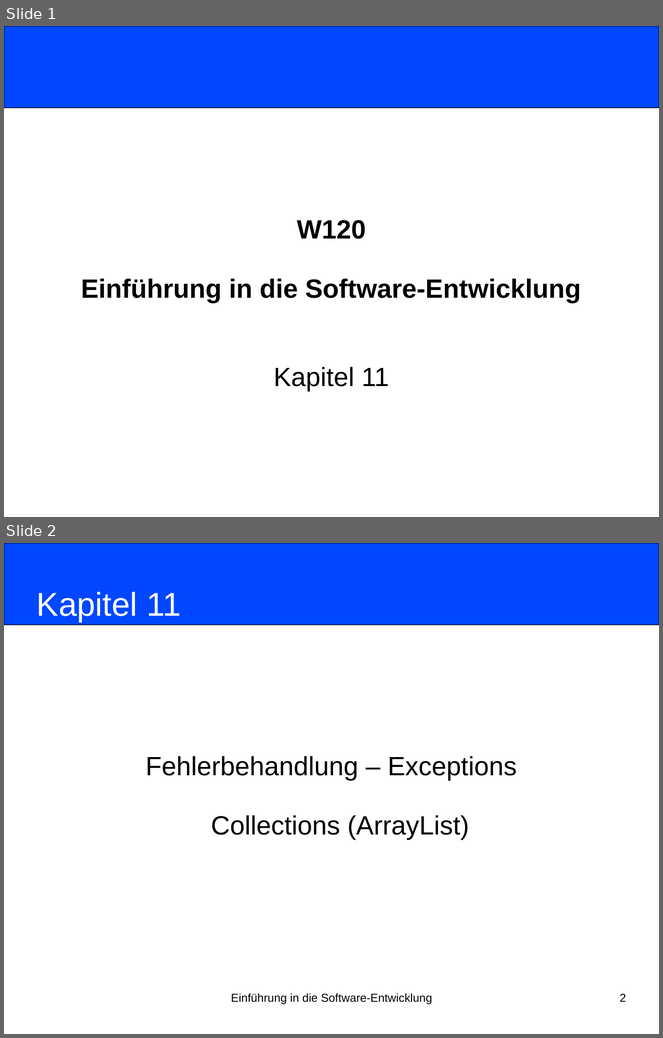
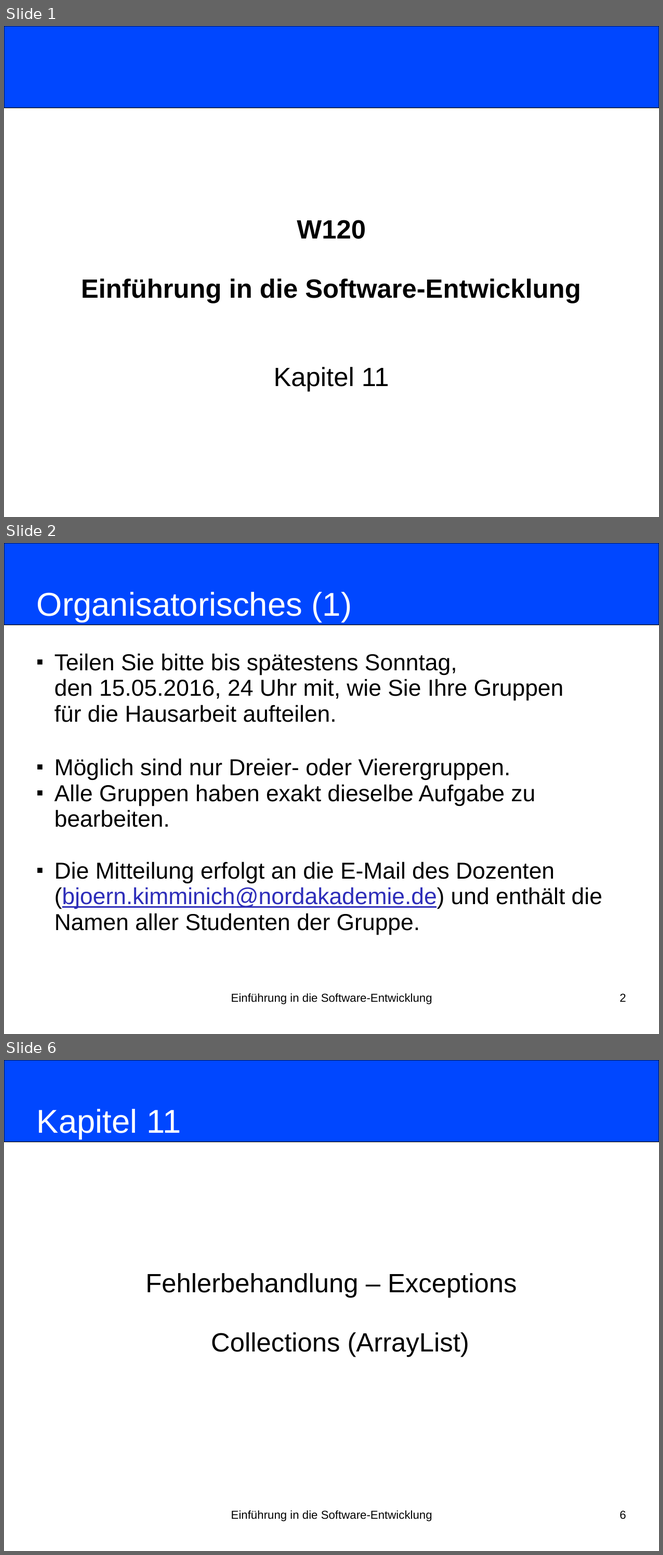
Before and after one commit to nordakademie-einfuehrung-java/vorlesungsskript, a slide deck: folien/Semester_04_Termin_03_Kapitel11.pptx. Shown one above the other, each under a label of ours: slides 1 and 2 before the commit, slides 1, 2 and 6 after it; the slides between them are not shown. The pictures are 663x1038 and 663x1555 pixels, drawn with LibreOffice and Linux fonts; fonts in the diff are those of the drawing. Boxes give left, top, right and bottom in pixels: in the first picture for what was removed or moved away, otherwise in the second. Text is boxed around its words. In the diff, an @@ line names an element or a change of style, - is before the commit and + after.

```diff
--- a/folien/Semester_04_Termin_03_Kapitel11.pptx
+++ b/folien/Semester_04_Termin_03_Kapitel11.pptx
@@ slide 2 added at [4,543,659,1034], background #FFFFFF @@
@@ rounded rectangle added at [4,543,659,625], fill #0047FF, outline #000000 0.75 pt @@
@@ title added at [37,592,352,622], 40 pt, text #FFFFFF @@
+Organisatorisches (1)
@@ subtitle added at [54,653,603,935], 28 pt, text #000000 @@
+■ Teilen Sie bitte bis spätestens Sonntag,
+  den 15.05.2016, 24 Uhr mit, wie Sie Ihre Gruppen
+  für die Hausarbeit aufteilen.
+■ Möglich sind nur Dreier- oder Vierergruppen.
+■ Alle Gruppen haben exakt dieselbe Aufgabe zu bearbeiten.
+■ Die Mitteilung erfolgt an die E-Mail des Dozenten (bjoern.kimminich@nordakademie.de) und enthält die Namen aller Studenten der Gruppe.
@@ text added at [231,994,432,1005], 14 pt, text #000000 @@
+Einführung in die Software-Entwicklung
@@ page number added at [620,994,626,1002], 14 pt, text #000000 @@
+2
@@ what was slide 2 is now slide 6 @@
@@ page number at [620,1511,626,1520]: text changed @@
-2
+6
```
Also in this commit, not shown: 3 other slides added, 3 other files.
